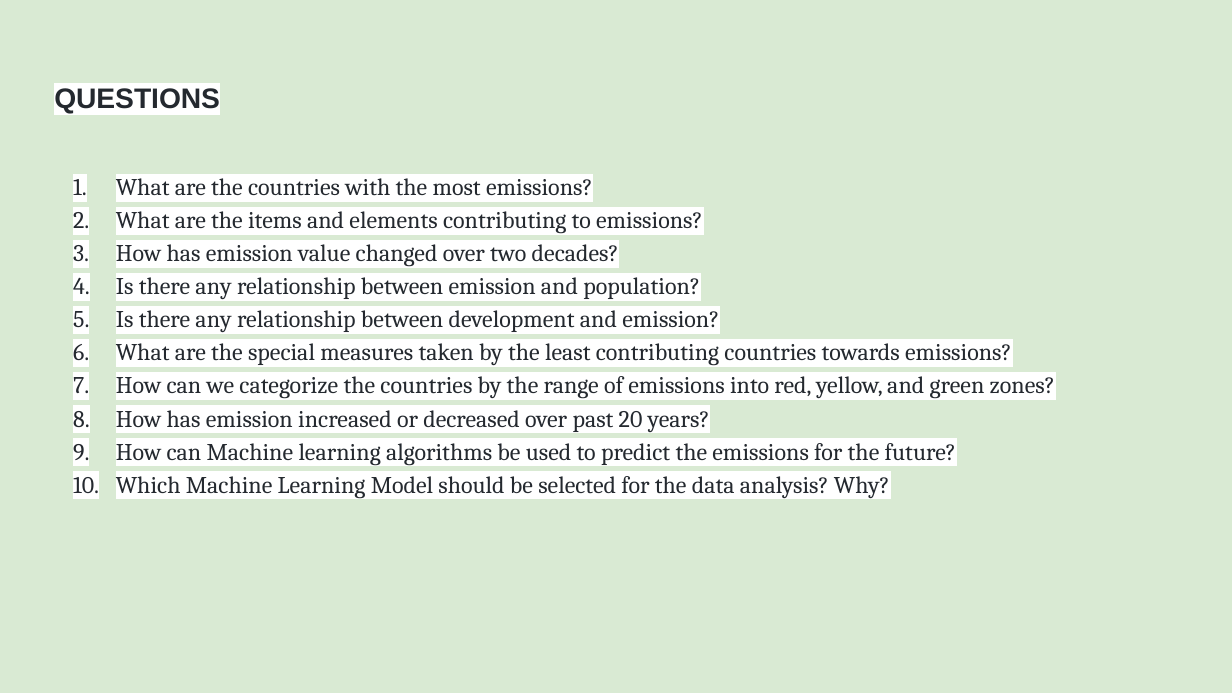
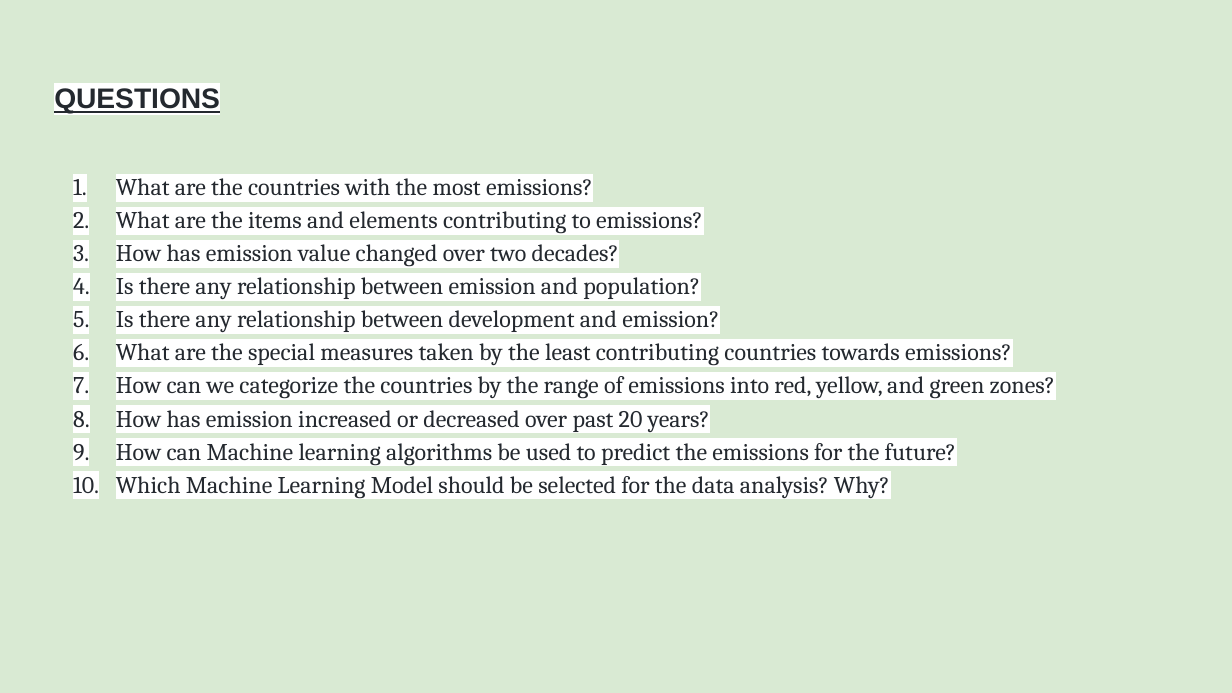
Before and after one commit to bireshk/DataAnalyticsProject, a slide deck: slide 9 of Dashboard_S2_RT.pptx. Drawn at 1232x693 pixels with LibreOffice and Linux fonts; fonts in the diff are those of the drawing. Boxes give left, top, right and bottom in pixels: in the first picture for what was removed or moved away, otherwise in the second. Text is boxed around its words. In the diff, an @@ line names an element or a change of style, - is before the commit and + after.

```diff
--- a/Dashboard_S2_RT.pptx
+++ b/Dashboard_S2_RT.pptx
@@ title "QUESTIONS" at [54,88,220,114]: underline on @@
```
Also in this commit, not shown: 4 other slides changed, 2 slides added.
